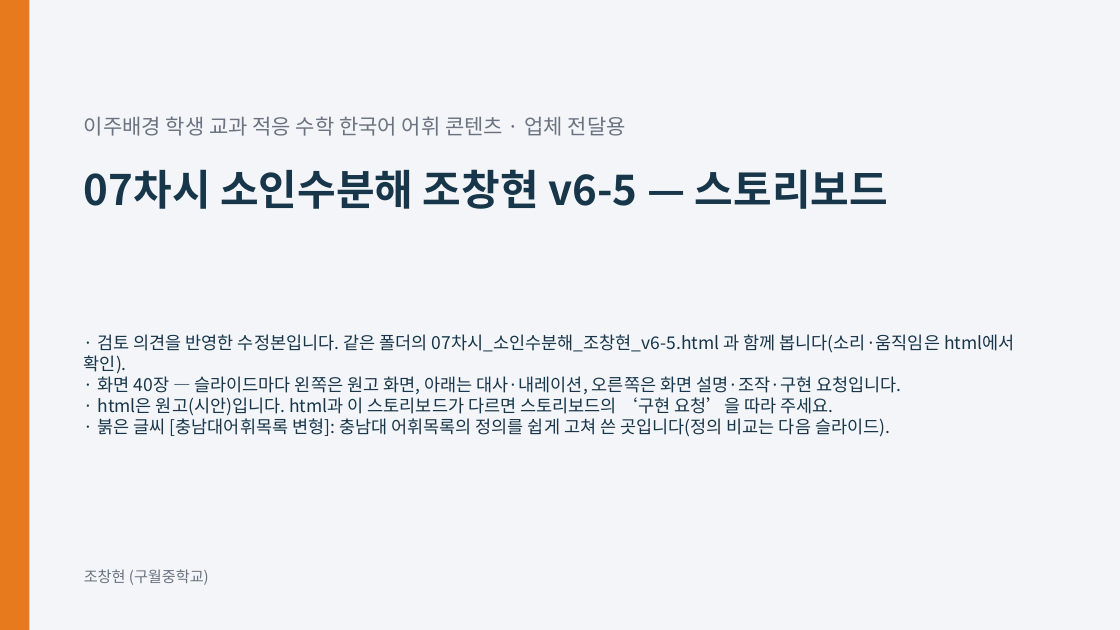
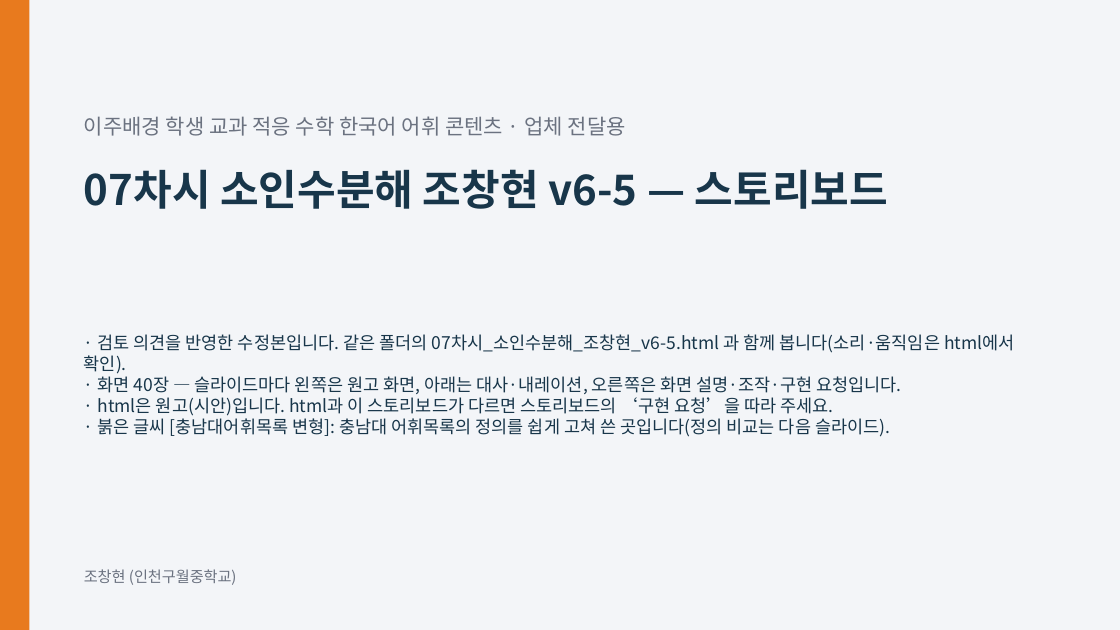
Before and after one commit to j333333766-hub/ksl-math-vocab-kit, a slide deck: slide 1 of 샘플/07차시_소인수분해_조창현_v6-5_스토리보드.pptx. Drawn at 1120x630 pixels with LibreOffice and Linux fonts; fonts in the diff are those of the drawing. Boxes give left, top, right and bottom in pixels: in the first picture for what was removed or moved away, otherwise in the second. Text is boxed around its words. In the diff, an @@ line names an element or a change of style, - is before the commit and + after.

```diff
--- a/샘플/07차시_소인수분해_조창현_v6-5_스토리보드.pptx
+++ b/샘플/07차시_소인수분해_조창현_v6-5_스토리보드.pptx
@@ text at (x1=84, y1=569, x2=237, y2=585): text changed @@
-조창현 (구월중학교)
+조창현 (인천구월중학교)
```
Also in this commit, not shown: 8 other slides changed, 7 other files.
